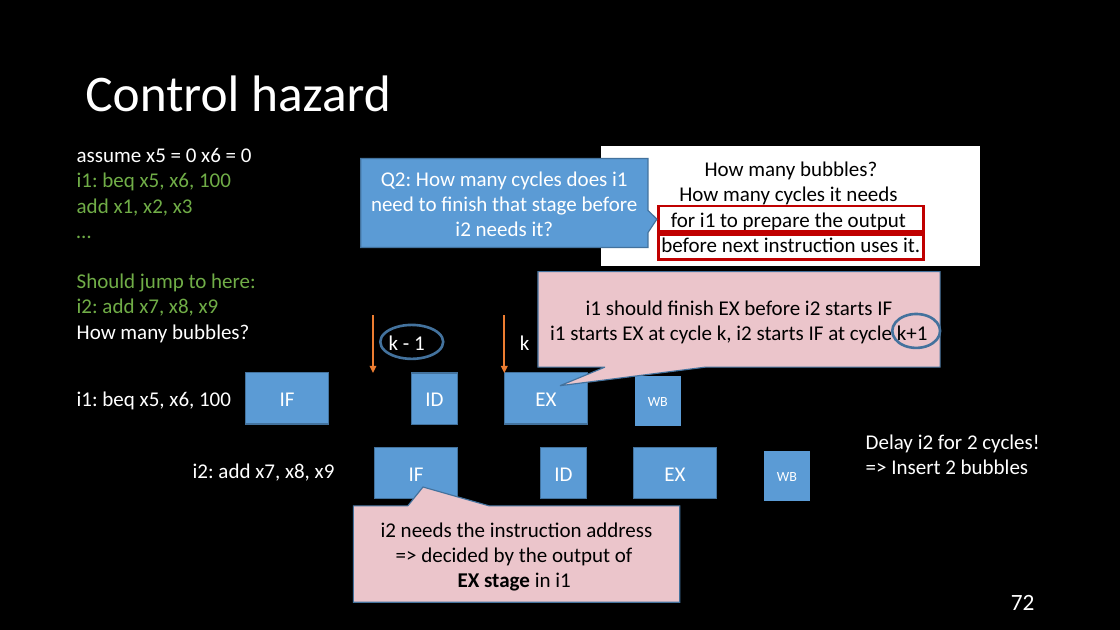
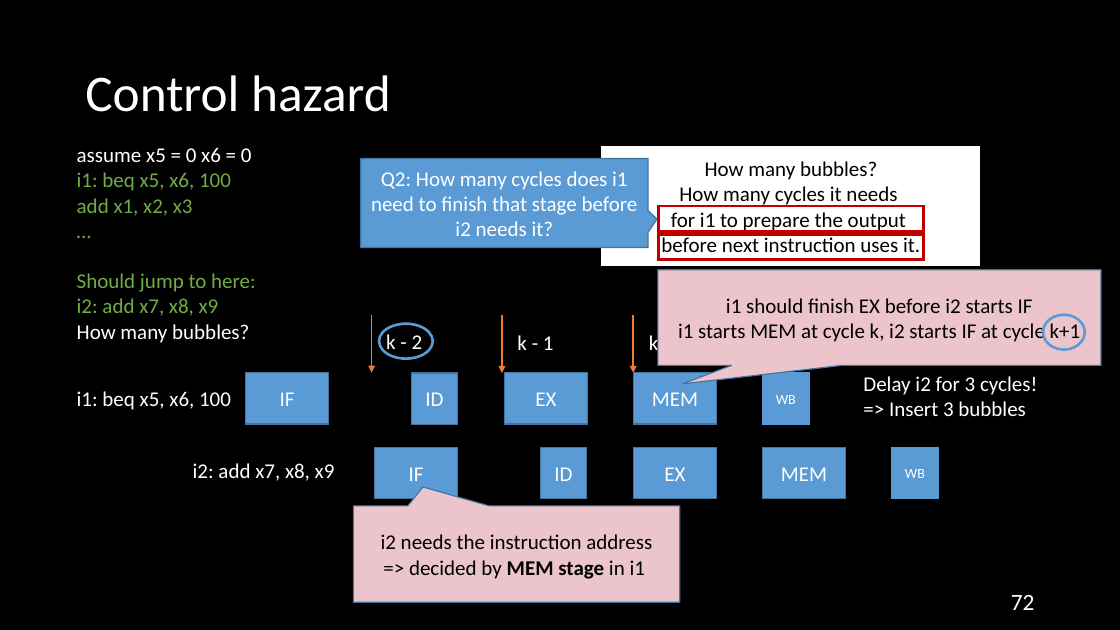
Before and after one commit to NYU-CSO/nyu-cso.github.io, a slide deck: slide 72 of rec-notes/r14.pptx. Drawn at 1120x630 pixels with LibreOffice and Linux fonts; fonts in the diff are those of the drawing. Boxes give left, top, right and bottom in pixels: in the first picture for what was removed or moved away, otherwise in the second. Text is boxed around its words. In the diff, an @@ line names an element or a change of style, - is before the commit and + after.

```diff
--- a/rec-notes/r14.pptx
+++ b/rec-notes/r14.pptx
@@ speech box "i1 should finish EX before ...": place and size @@
-speech box "i1 should finish EX before ..." at (538,271,940,367)
+speech box "i1 should finish EX before ..." at (658,270,1102,365)
@@ ellipse: place and size @@
-ellipse at (381,325,444,359)
+ellipse at (379,323,433,359)
@@ ellipse at (379,323,433,359): outline #43739E 2.25 pt to #5B9BD5 2.25 pt @@
@@ arrow added from (634, 315) to (634, 373), #ED7D31 1.5 pt @@
@@ text in speech box at (678,321,1081,345): text changed @@
-i1 starts EX at cycle k, i2 starts IF at cycle k+1
+i1 starts MEM at cycle k, i2 starts IF at cycle k+1
@@ ellipse at (1044,315,1086,350): outline #43739E 2.25 pt to #5B9BD5 2.25 pt @@
@@ ellipse: place and size @@
-ellipse at (892,314,940,348)
+ellipse at (1044,315,1086,350)
@@ text added at (386,334,423,356), 18 pt, text #FFFFFF @@
+k - 2
@@ rectangle added at (634,373,717,424), fill #5B9BD5, outline #43739E 1 pt, 18 pt, text #FFFFFF @@
+MEM
@@ rectangle "WB" at (763,373,809,424): outline #000000 1 pt to #5B9BD5 1 pt @@
@@ rectangle "WB": place and size @@
-rectangle "WB" at (634,376,681,427)
+rectangle "WB" at (763,373,809,424)
@@ text at (863,376,1037,416): text changed @@
-Delay i2 for 2 cycles!
-=> Insert 2 bubbles
+Delay i2 for 3 cycles!
+=> Insert 3 bubbles
@@ rectangle added at (763,447,846,498), fill #5B9BD5, outline #43739E 1 pt, 18 pt, text #FFFFFF @@
+MEM
@@ 2 texts, 1 rectangle: place and size @@
-2 texts, 1 rectangle at (389,335,810,502)
+2 texts, 1 rectangle at (517,332,939,499)
@@ rectangle "WB" at (892,448,939,499): outline #000000 1 pt to #5B9BD5 1 pt @@
@@ text in speech box at (409,560,645,579): text changed @@
-=> decided by the output of
-EX stage in i1
+=> decided by MEM stage in i1
```
Also in this commit, not shown: 11 other slides changed, 1 other file.
